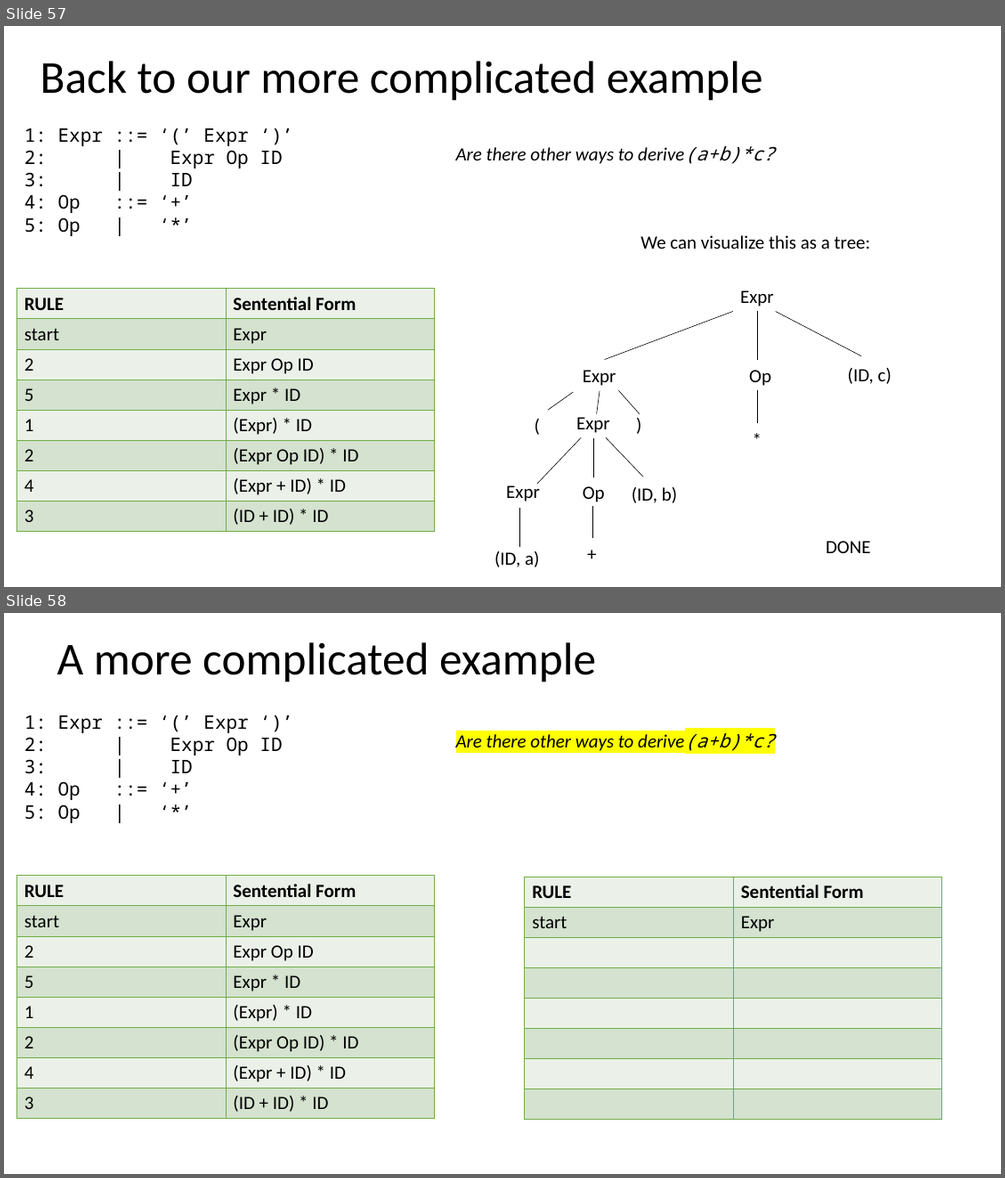
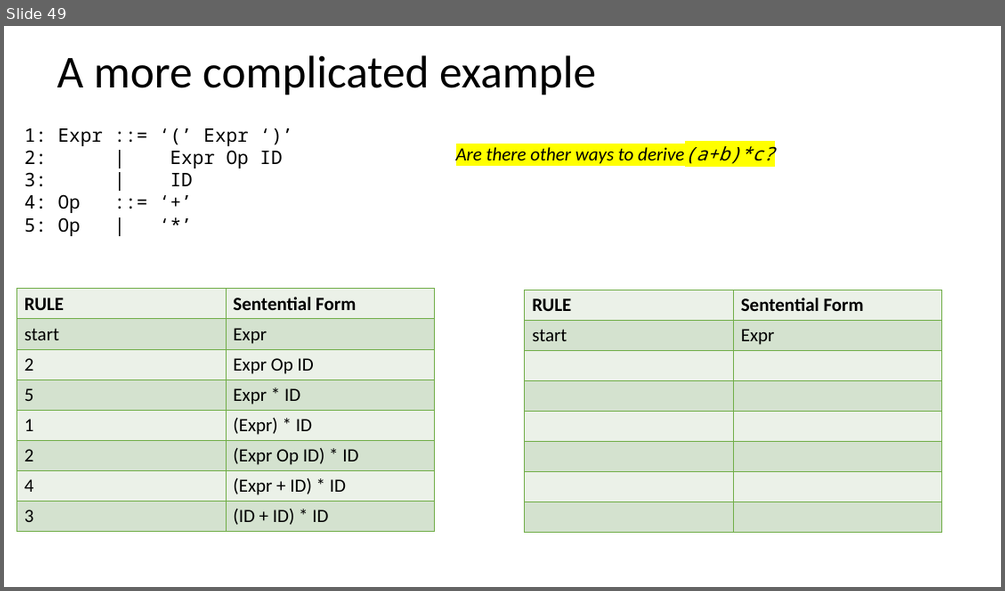
Before and after one commit to siero/CSE110A-W26, a slide deck: PDFS/C110-07A-CFG-Ambig-rev3.pptx. Shown one above the other, each under a label of ours: slides 57 and 58 before the commit, slide 49 after it. The pictures are 1005x1178 and 1005x591 pixels, drawn with LibreOffice and Linux fonts; fonts in the diff are those of the drawing. Boxes give left, top, right and bottom in pixels: in the first picture for what was removed or moved away, otherwise in the second. Text is boxed around its words. In the diff, an @@ line names an element or a change of style, - is before the commit and + after.

```diff
--- a/PDFS/C110-07A-CFG-Ambig-rev3.pptx
+++ b/PDFS/C110-07A-CFG-Ambig-rev3.pptx
@@ slide 57 removed at [4, 26, 1001, 587], background #FFFFFF @@
@@ title removed at [40, 61, 763, 101] @@
-Back to our more complicated example
@@ text removed at [24, 128, 282, 236] @@
-1: Expr ::= ‘(’ Expr ‘)’
-2: | Expr Op ID
-3: | ID
-4: Op ::= ‘+’
-5: Op | ‘*’
@@ text removed at [456, 146, 775, 164] @@
-Are there other ways to derive(a+b)*c?
@@ text removed at [640, 235, 871, 248] @@
-We can visualize this as a tree:
@@ table removed at [16, 289, 434, 531], 8 rows, 2 columns @@
-RULE | Sentential Form
-start | Expr
-2 | Expr Op ID
-5 | Expr * ID
-1 | (Expr) * ID
-2 | (Expr Op ID) * ID
-4 | (Expr + ID) * ID
-3 | (ID + ID) * ID
@@ text removed at [740, 290, 774, 306] @@
-Expr
@@ line removed from (733, 312) to (605, 360) @@
@@ line removed from (757, 312) to (757, 360) @@
@@ line removed from (776, 312) to (861, 356) @@
@@ text removed at [582, 370, 616, 386] @@
-Expr
@@ text removed at [749, 370, 771, 386] @@
-Op
@@ text removed at [848, 368, 891, 384] @@
-(ID, c)
@@ line removed from (573, 392) to (548, 410) @@
@@ line removed from (600, 391) to (596, 414) @@
@@ line removed from (619, 390) to (639, 414) @@
@@ line removed from (757, 390) to (757, 423) @@
@@ text removed at [526, 410, 548, 440] @@
-(
@@ text removed at [576, 417, 610, 433] @@
-Expr
@@ text removed at [629, 409, 649, 439] @@
-)
@@ text removed at [745, 425, 769, 454] @@
-*
@@ line removed from (537, 483) to (582, 437) @@
@@ line removed from (594, 477) to (594, 438) @@
@@ line removed from (643, 477) to (606, 437) @@
@@ text removed at [506, 483, 540, 501] @@
-Expr
@@ text removed at [582, 486, 605, 502] @@
-Op
@@ line removed from (593, 539) to (593, 506) @@
@@ text removed at [631, 487, 677, 503] @@
-(ID, b)
@@ line removed from (520, 547) to (520, 507) @@
@@ text removed at [494, 551, 539, 567] @@
-(ID, a)
@@ text removed at [580, 539, 605, 568] @@
-+
@@ text removed at [825, 540, 871, 553] @@
-DONE
@@ what was slide 58 is now slide 49 @@
```
Also in this commit, not shown: 14 slides changed, 2 slides added, 6 other slides removed, 1 other file.
